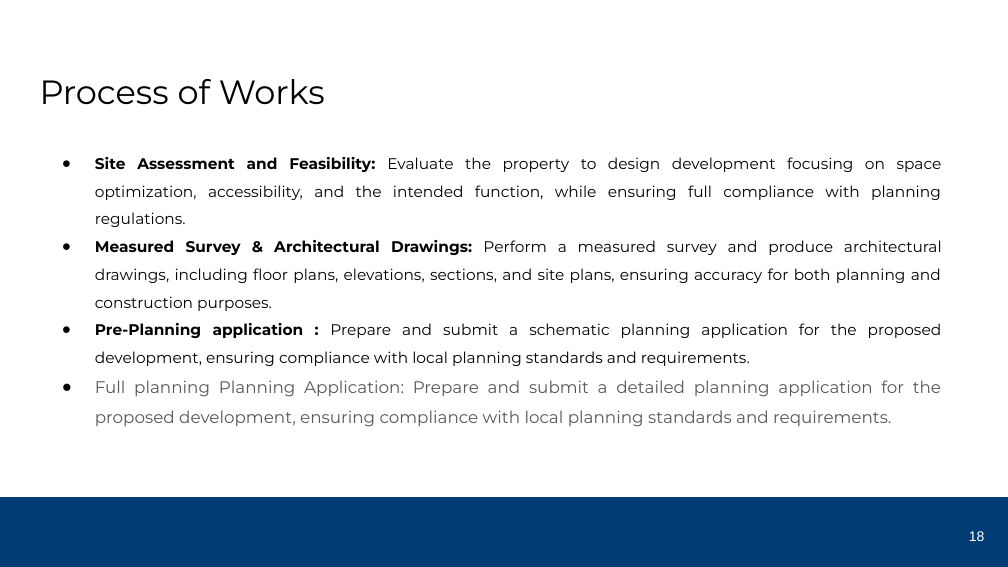
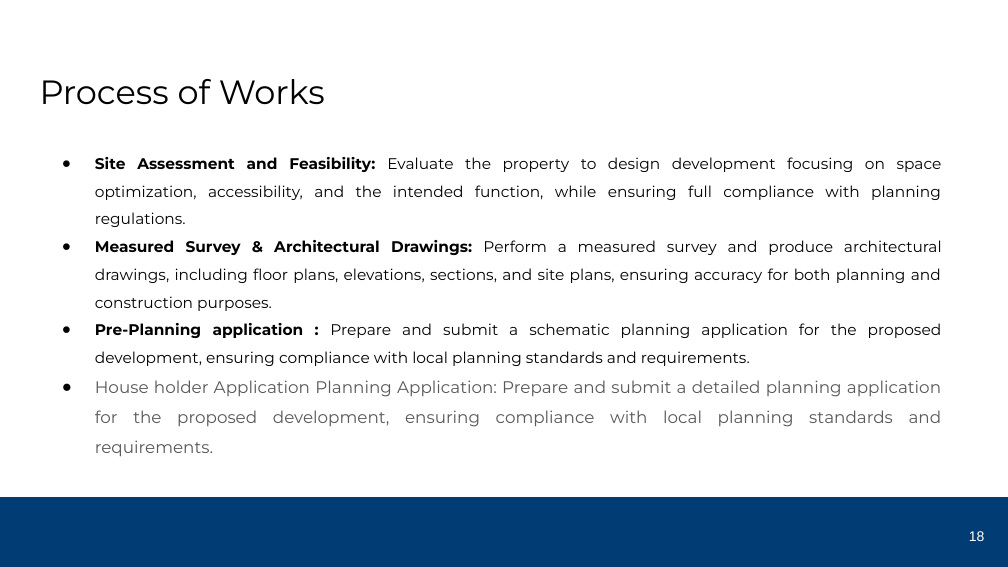
Before and after one commit to DineshBalaS/docGenApp, a slide deck: slide 18 of generated/Joe_Generated.pptx. Drawn at 1008x567 pixels with LibreOffice and Linux fonts; fonts in the diff are those of the drawing; background and template pictures are left out. Boxes give left, top, right and bottom in pixels: in the first picture for what was removed or moved away, otherwise in the second. Text is boxed around its words. In the diff, an @@ line names an element or a change of style, - is before the commit and + after.

```diff
--- a/generated/Joe_Generated.pptx
+++ b/generated/Joe_Generated.pptx
@@ text at (x1=95, y1=380, x2=942, y2=427): text changed @@
-● Full planning Planning Application: Prepare and submit a detailed planning application for the proposed development, ensuring compliance with local planning standards and requirements.
+● House holder Application Planning Application: Prepare and submit a detailed planning application for the proposed development, ensuring compliance with local planning standards and requirements.
```
Also in this commit, not shown: 4 other slides changed, 6 other files.
